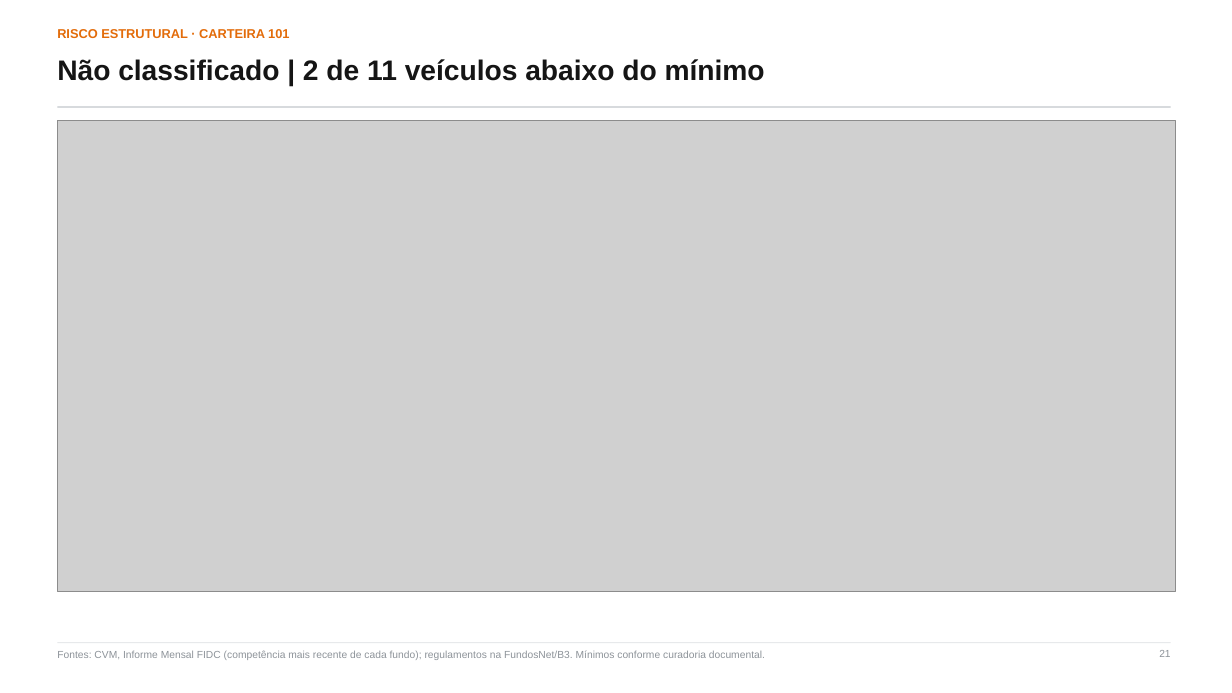
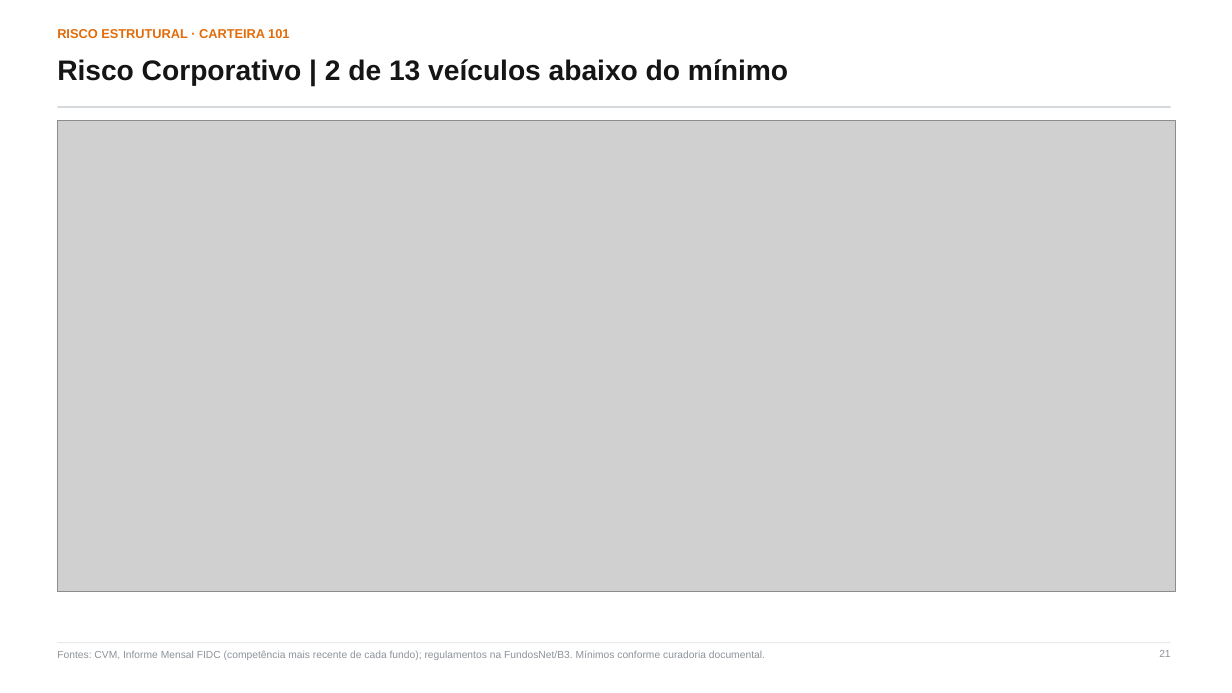
Before and after one commit to abalroar/fidc, a slide deck: slide 21 of outputs/deck_unificado/Panorama_FIDCs_com_Ranking_ANBIMA.pptx. Drawn at 1232x693 pixels with LibreOffice and Linux fonts; fonts in the diff are those of the drawing; grey boxes stand for pictures. Boxes give left, top, right and bottom in pixels: in the first picture for what was removed or moved away, otherwise in the second. Text is boxed around its words. In the diff, an @@ line names an element or a change of style, - is before the commit and + after.

```diff
--- a/outputs/deck_unificado/Panorama_FIDCs_com_Ranking_ANBIMA.pptx
+++ b/outputs/deck_unificado/Panorama_FIDCs_com_Ranking_ANBIMA.pptx
@@ text at [57,59,788,86]: text changed @@
-Não classificado | 2 de 11 veículos abaixo do mínimo
+Risco Corporativo | 2 de 13 veículos abaixo do mínimo
```
Also in this commit, not shown: 16 other slides changed, 1 slide added, 7 other files.
